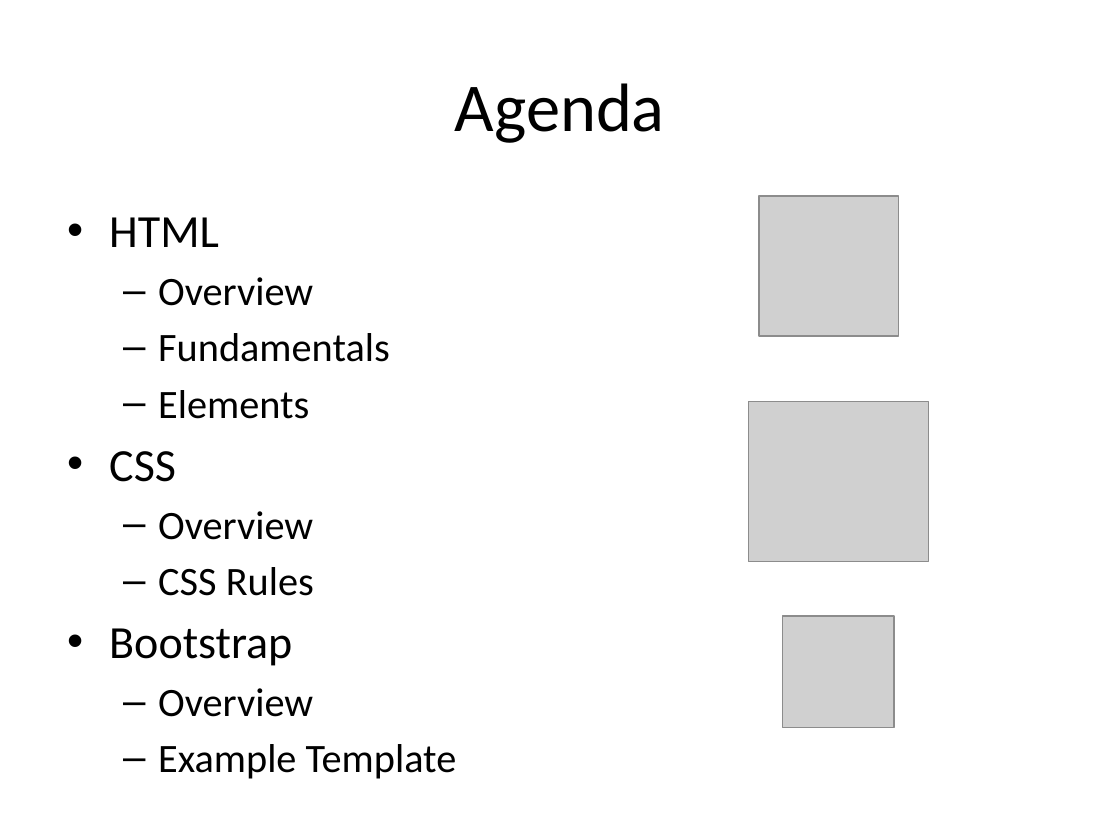
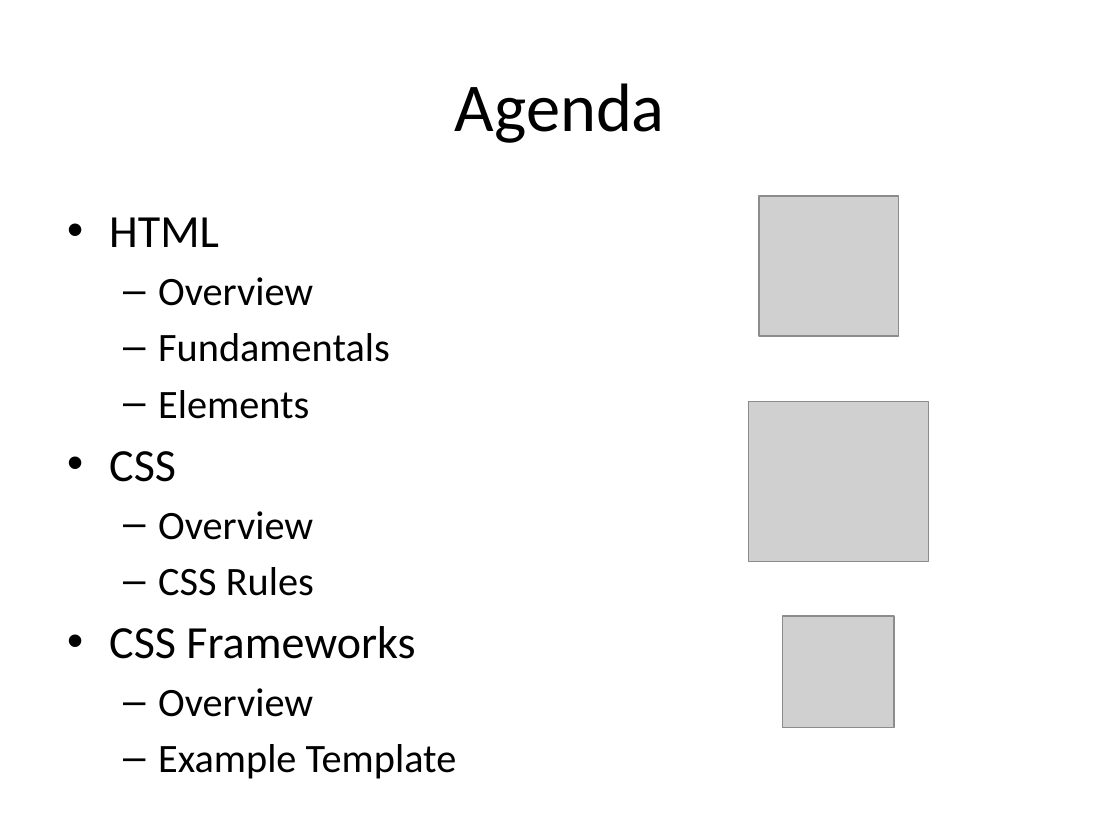
Before and after one commit to diarmuidoconnor/ict-2021, a slide deck: slide 2 of topic02/talk-1/html5.pptx. Drawn at 1120x840 pixels with LibreOffice and Linux fonts; fonts in the diff are those of the drawing; grey boxes stand for pictures. Boxes give left, top, right and bottom in pixels: in the first picture for what was removed or moved away, otherwise in the second. Text is boxed around its words. In the diff, an @@ line names an element or a change of style, - is before the commit and + after.

```diff
--- a/topic02/talk-1/html5.pptx
+++ b/topic02/talk-1/html5.pptx
@@ text at box(109, 626, 415, 659): text changed @@
-• Bootstrap
+• CSS Frameworks
```
Also in this commit, not shown: 4 other slides changed, 1 slide added, 3 slides removed, 2 other files.
